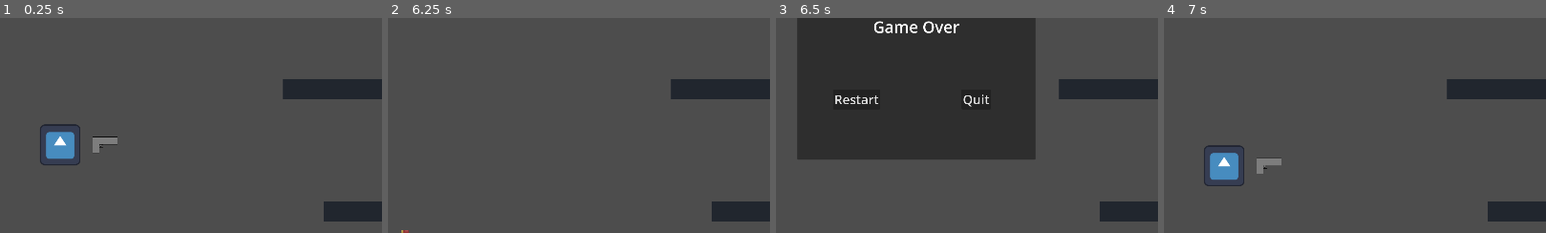
Above: before the commit, frames 1-4 (left to right).
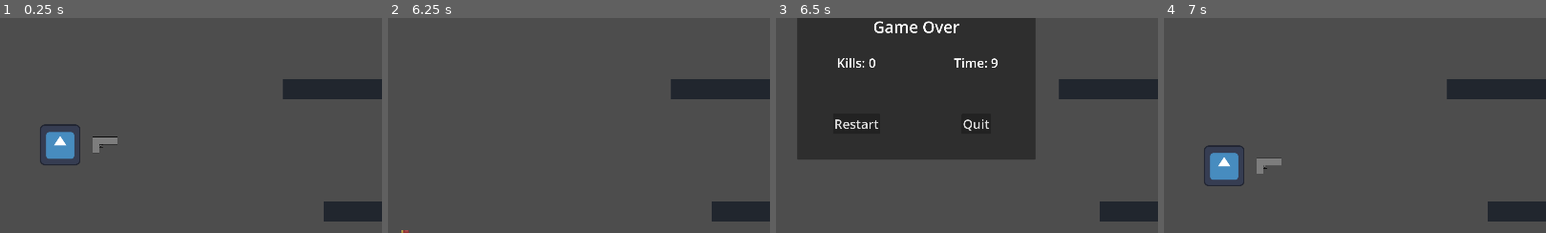
Above: after the commit, the same moments.

Repository: RajwolChapagain/Recoil-Robot
Game: Godot game, scene res://main.tscn
Same seed, same stepped clock (60 frames per second), same inputs: the game is played once before the commit and once after it. The engine's default icon, where the game draws it, is replaced by a stand-in: a white triangle on a blue panel in a dark square.
Inputs:
- Up to frame 1 (0.25 s): no input
- Up to frame 2 (6.25 s): hold D (move_right) 0.53-1.28 s; hold Up (fire_bullet) 0.53-1.28 s; tap W (jump) at 0.77, 1.52, 3.02, 3.77, 4.52, 6.02 s; hold A (move_left) 1.28-2.03 s; tap Right (rotate_gun_clockwise) at 1.35, 5.85 s; hold Left (rotate_gun_counter_clockwise) 2.03-2.78 s; hold D (move_right) 2.03-3.53 s; tap Up (fire_bullet) at 2.85 s; hold Right (rotate_gun_clockwise) 3.53-4.28 s; hold A (move_left) 3.53-5.78 s; tap Left (rotate_gun_counter_clockwise) at 4.35 s; hold Up (fire_bullet) 5.03-5.78 s; hold D (move_right) from 5.78 s (still down)
- Up to frame 3 (6.5 s): keep holding D (move_right)
- Up to frame 4 (7 s): release D (move_right) at 6.5 s; click "Restart" at 6.5 s
The pictures show only the part of the screen within x 32-82%, y 34-84%; the shares and areas given below are measured in that part.

Frames 1-2 are identical in both runs. In frame 3, 1.0% of the frame differs, in the area x 15-58%, y 18-53%; in frame 4, nothing differs.
Error in both runs: Invalid access to property or key 'position' on a base object of type 'previously freed'. (res://enemy/enemy.gd:37)

Commit message:
show kills and time on game over panel

Diff:
--- a/UI/game_over_screen.gd
+++ b/UI/game_over_screen.gd
@@ -5,3 +5,5 @@
 
 func display_game_over_panel(kills, time):
 	visible = true
+	$%Kills.text += str(kills)
+	$%Time.text += str(time)
--- a/UI/game_over_screen.tscn
+++ b/UI/game_over_screen.tscn
@@ -40,6 +40,25 @@
 horizontal_alignment = 1
 vertical_alignment = 1
 
+[node name="ScoreContainer" type="HBoxContainer" parent="Panel/VBoxContainer"]
+custom_minimum_size = Vector2(10, 150)
+layout_mode = 2
+alignment = 1
+
+[node name="Kills" type="Label" parent="Panel/VBoxContainer/ScoreContainer"]
+unique_name_in_owner = true
+layout_mode = 2
+size_flags_horizontal = 6
+theme_override_font_sizes/font_size = 40
+text = "Kills: "
+
+[node name="Time" type="Label" parent="Panel/VBoxContainer/ScoreContainer"]
+unique_name_in_owner = true
+layout_mode = 2
+size_flags_horizontal = 6
+theme_override_font_sizes/font_size = 40
+text = "Time: "
+
 [node name="Buttons" type="HBoxContainer" parent="Panel/VBoxContainer"]
 layout_mode = 2
 size_flags_vertical = 3
--- a/main.gd
+++ b/main.gd
@@ -15,7 +15,7 @@
 	enemy.connect("on_killed", on_enemy_killed)
 
 func on_game_over():
-	$GameOverScreen.display_game_over_panel(1, 2)
+	$GameOverScreen.display_game_over_panel(kill_count, Time.get_ticks_msec() / 1000)
 
 func on_enemy_killed():
 	kill_count += 1
